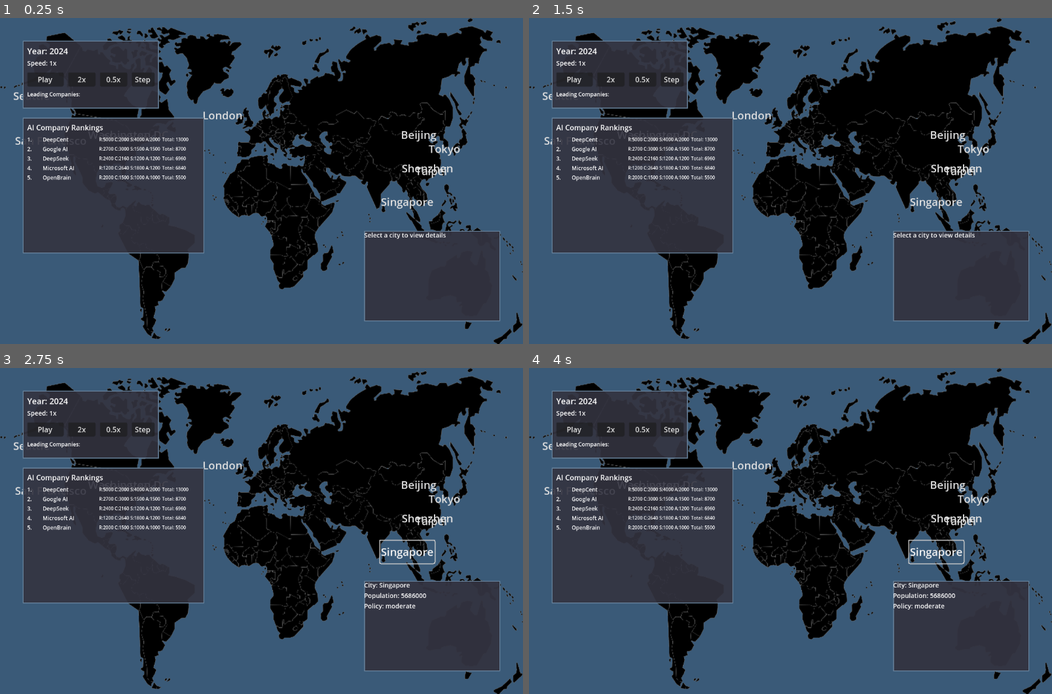
Above: before the commit, frames 1-4 (two rows, left to right).
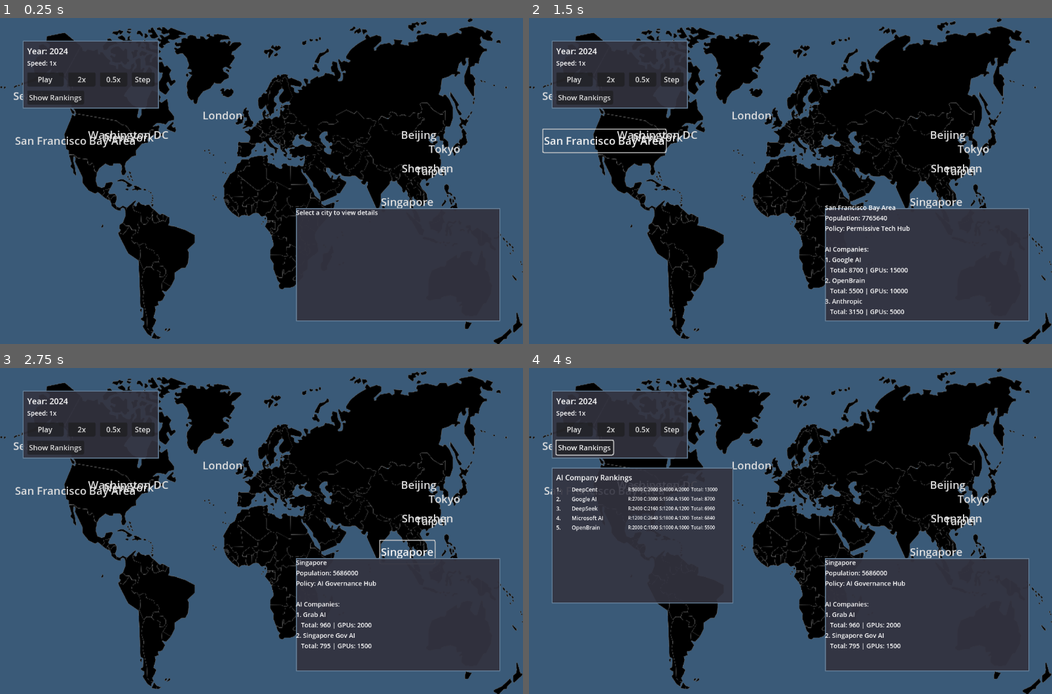
Above: after the commit, the same moments.

Repository: dwks/best-laid-plan-game
Game: Godot game, scene res://scenes/main.tscn
Two runs of this game, one before a commit and one after it. Both use one fixed random seed, a clock stepped at 60 frames per second and the inputs below.
Inputs (mouse positions are in pixels of both pictures, inside the frame that each line leads up to):
- Up to frame 1 (0.25 s): no input
- Up to frame 2 (1.5 s): click (581, 141) at 0.5 s, where only the run before the commit has a clickable "San Francisco"; click (602, 141) at 1.25 s, where only the run after the commit has a clickable "San Francisco Bay Area"
- Up to frame 3 (2.75 s): click "Singapore" at 2 s
- Up to frame 4 (4 s): click (586, 446) at 2.75 s, where only the run after the commit has a clickable "Show Rankings"; click "New York" at 3.5 s

The runs differ from the first frame. In frame 1, 21% of the frame differs, in the area x 4-96%, y 22-93%; in frame 2, 21%, in the area x 2-96%, y 22-93%; in frame 3, 21%; in frame 4, 7.2%.

Commit message:
info box updated

Diff:
--- a/scenes/main.tscn
+++ b/scenes/main.tscn
@@ -103,8 +103,8 @@
 anchor_top = 1.0
 anchor_right = 1.0
 anchor_bottom = 1.0
-offset_left = -350.0
-offset_top = -250.0
+offset_left = -500.0
+offset_top = -300.0
 offset_right = -50.0
 offset_bottom = -50.0
 grow_horizontal = 0
--- a/scripts/game_manager.gd
+++ b/scripts/game_manager.gd
@@ -16,67 +16,77 @@
 	setup_simulation_timer()
 
 func initialize_world():
-	# Initialize world state with AI and tech hub cities
+	# Initialize world state with AI and tech hub cities based on AI 2027 scenario
 	world_state = {
 		"washington_dc": {
 			"name": "Washington DC",
 			"population": 692_683,
-			"policy_restrictions": "regulated",
-			"ai_companies": ["Palo Alto Networks (Gov)"]
+			"policy_restrictions": "Heavy Government Oversight",
+			"ai_companies": ["Government AI Labs"],
+			"description": "Center of AI policy and regulation. Home to government oversight committees."
 		},
 		"san_francisco": {
-			"name": "San Francisco",
-			"population": 873_965,
-			"policy_restrictions": "permissive",
-			"ai_companies": ["OpenAI", "Anthropic", "Google AI"]
+			"name": "San Francisco Bay Area",
+			"population": 7_765_640,
+			"policy_restrictions": "Permissive Tech Hub",
+			"ai_companies": ["OpenBrain", "Anthropic", "Google AI"],
+			"description": "The heart of the AI revolution. OpenBrain leads the race with Agent-4."
 		},
 		"seattle": {
 			"name": "Seattle",
 			"population": 749_256,
-			"policy_restrictions": "moderate",
-			"ai_companies": ["Microsoft AI", "Amazon AI Labs"]
+			"policy_restrictions": "Moderate Regulation",
+			"ai_companies": ["Microsoft AI"],
+			"description": "Microsoft's AI headquarters, focusing on enterprise AI solutions."
 		},
 		"new_york": {
 			"name": "New York",
 			"population": 8_336_817,
-			"policy_restrictions": "moderate",
-			"ai_companies": ["Bloomberg AI"]
+			"policy_restrictions": "Financial AI Focus",
+			"ai_companies": ["Bloomberg AI", "Goldman Sachs AI"],
+			"description": "Financial AI applications and algorithmic trading systems."
 		},
 		"london": {
 			"name": "London",
 			"population": 9_648_110,
-			"policy_restrictions": "strict",
-			"ai_companies": ["DeepMind"]
+			"policy_restrictions": "EU AI Act Compliance",
+			"ai_companies": ["DeepMind"],
+			"description": "DeepMind's headquarters, focusing on AI safety and alignment research."
 		},
 		"beijing": {
 			"name": "Beijing",
 			"population": 21_542_000,
-			"policy_restrictions": "state-controlled",
-			"ai_companies": ["DeepSeek", "Alibaba AI (Qwen)", "Baidu AI"]
+			"policy_restrictions": "State-Controlled AI",
+			"ai_companies": ["DeepCent", "DeepSeek", "Alibaba AI (Qwen)"],
+			"description": "China's AI capital. DeepCent races against OpenBrain with massive state backing."
 		},
 		"shenzhen": {
 			"name": "Shenzhen",
 			"population": 17_600_000,
-			"policy_restrictions": "permissive",
-			"ai_companies": ["Huawei AI", "Tencent AI Lab"]
+			"policy_restrictions": "Tech Innovation Zone",
+			"ai_companies": ["Huawei AI", "Tencent AI Lab"],
+			"description": "China's Silicon Valley, home to hardware-focused AI companies."
 		},
 		"singapore": {
 			"name": "Singapore",
 			"population": 5_686_000,
-			"policy_restrictions": "moderate",
-			"ai_companies": ["Grab AI"]
+			"policy_restrictions": "AI Governance Hub",
+			"ai_companies": ["Grab AI", "Government AI Lab"],
+			"description": "Regional AI governance center, balancing innovation with safety."
 		},
 		"tokyo": {
 			"name": "Tokyo",
 			"population": 13_515_271,
-			"policy_restrictions": "permissive",
-			"ai_companies": ["Sony AI", "Sakana AI"]
+			"policy_restrictions": "Conservative AI Policy",
+			"ai_companies": ["Sony AI", "Sakana AI"],
+			"description": "Japanese AI companies focusing on robotics and consumer applications."
 		},
 		"taipei": {
 			"name": "Taipei",
 			"population": 2_646_000,
-			"policy_restrictions": "moderate",
-			"ai_companies": ["TSMC AI", "MediaTek AI"]
+			"policy_restrictions": "Semiconductor AI Focus",
+			"ai_companies": ["TSMC AI", "MediaTek AI"],
+			"description": "Taiwan's AI chip manufacturing hub, critical for global AI infrastructure."
 		}
 	}
 
@@ -151,6 +161,42 @@
 	companies["tsmc_ai"].set_capability_focus(Company.CapabilityAxis.RESEARCH, 1.6)
 	companies["tsmc_ai"].set_gpu_growth_rate(1.6)
 
+	# Additional companies from AI 2027 scenario
+	companies["tencent_ai"] = Company.new("Tencent AI Lab", "China", "shenzhen", 6000, 2024)
+	companies["tencent_ai"].set_capability_focus(Company.CapabilityAxis.CODING, 2.0)
+	companies["tencent_ai"].set_capability_focus(Company.CapabilityAxis.RESEARCH, 1.5)
+	companies["tencent_ai"].set_gpu_growth_rate(1.7)
+
+	companies["grab_ai"] = Company.new("Grab AI", "Singapore", "singapore", 2000, 2024)
+	companies["grab_ai"].set_capability_focus(Company.CapabilityAxis.CODING, 1.5)
+	companies["grab_ai"].set_capability_focus(Company.CapabilityAxis.RESEARCH, 1.3)
+	companies["grab_ai"].set_gpu_growth_rate(1.4)
+
+	companies["sakana_ai"] = Company.new("Sakana AI", "Japan", "tokyo", 1500, 2024)
+	companies["sakana_ai"].set_capability_focus(Company.CapabilityAxis.RESEARCH, 1.8)
+	companies["sakana_ai"].set_capability_focus(Company.CapabilityAxis.ALIGNMENT, 1.6)
+	companies["sakana_ai"].set_gpu_growth_rate(1.3)
+
+	companies["bloomberg_ai"] = Company.new("Bloomberg AI", "USA", "new_york", 3000, 2024)
+	companies["bloomberg_ai"].set_capability_focus(Company.CapabilityAxis.CODING, 1.7)
+	companies["bloomberg_ai"].set_capability_focus(Company.CapabilityAxis.RESEARCH, 1.4)
+	companies["bloomberg_ai"].set_gpu_growth_rate(1.5)
+
+	companies["goldman_sachs_ai"] = Company.new("Goldman Sachs AI", "USA", "new_york", 2500, 2024)
+	companies["goldman_sachs_ai"].set_capability_focus(Company.CapabilityAxis.CODING, 1.6)
+	companies["goldman_sachs_ai"].set_capability_focus(Company.CapabilityAxis.SECURITY, 1.8)
+	companies["goldman_sachs_ai"].set_gpu_growth_rate(1.4)
+
+	companies["government_ai_lab"] = Company.new("Government AI Lab", "USA", "washington_dc", 4000, 2024)
+	companies["government_ai_lab"].set_capability_focus(Company.CapabilityAxis.ALIGNMENT, 2.0)
+	companies["government_ai_lab"].set_capability_focus(Company.CapabilityAxis.SECURITY, 1.8)
+	companies["government_ai_lab"].set_gpu_growth_rate(1.2)  # Slower growth due to bureaucracy
+
+	companies["singapore_gov_ai"] = Company.new("Singapore Gov AI", "Singapore", "singapore", 1500, 2024)
+	companies["singapore_gov_ai"].set_capability_focus(Company.CapabilityAxis.ALIGNMENT, 1.8)
+	companies["singapore_gov_ai"].set_capability_focus(Company.CapabilityAxis.RESEARCH, 1.5)
+	companies["singapore_gov_ai"].set_gpu_growth_rate(1.3)
+
 func setup_simulation_timer():
 	var timer = Timer.new()
 	timer.wait_time = 1.0 / simulation_speed
--- a/scripts/world_map.gd
+++ b/scripts/world_map.gd
@@ -20,6 +20,7 @@
 }
 
 var city_buttons: Dictionary = {}
+var company_panel_visible: bool = false
 
 func _ready():
 	GameManager.city_selected.connect(_on_city_selected)
@@ -215,12 +216,14 @@
 	step_button.pressed.connect(func(): GameManager.advance_year())
 	control_panel.add_child(step_button)
 
-	# Leading companies display
-	var companies_label = Label.new()
-	companies_label.position = Vector2(10, 110)
-	companies_label.text = "Leading Companies:"
-	companies_label.add_theme_font_size_override("font_size", 12)
-	control_panel.add_child(companies_label)
+	# Leaderboard toggle button
+	var leaderboard_button = Button.new()
+	leaderboard_button.position = Vector2(10, 110)
+	leaderboard_button.custom_minimum_size = Vector2(120, 30)
+	leaderboard_button.text = "Show Rankings"
+	leaderboard_button.pressed.connect(_on_leaderboard_toggle)
+	control_panel.add_child(leaderboard_button)
+
 
 	add_child(control_panel)
 
@@ -232,6 +235,19 @@
 		GameManager.stop_simulation()
 	else:
 		GameManager.start_simulation()
+
+func _on_leaderboard_toggle():
+	company_panel_visible = !company_panel_visible
+	var company_panel = get_node("CompanyPanel")
+	if company_panel:
+		company_panel.visible = company_panel_visible
+
+	# Update button text
+	var control_panel = get_node("Panel")
+	if control_panel:
+		var leaderboard_button = control_panel.get_child(5)  # 6th child (0-indexed)
+		if leaderboard_button:
+			leaderboard_button.text = "Hide Rankings" if company_panel_visible else "Show Rankings"
 
 func _on_year_changed(new_year: int):
 	# Update year display
@@ -246,6 +262,10 @@
 
 	# Update company rankings panel
 	update_company_panel()
+
+	# Update info panel if a city is selected
+	if GameManager.selected_city != "":
+		update_info_panel(GameManager.selected_city)
 
 func update_city_buttons():
 	# Update city buttons to show current company capabilities
@@ -278,24 +298,29 @@
 			city_id = id
 			break
 
-	var info = """City: %s
-Population: %s
-Policy: %s
-""" % [
-	data.name,
-	str(data.population),
-	data.policy_restrictions
-]
-
-	# Add AI companies with capabilities
+	var info = "%s\nPopulation: %s\nPolicy: %s\n" % [
+		data.name,
+		str(data.population),
+		data.policy_restrictions
+	]
+
+	# Add AI companies with simplified info
 	var city_companies = GameManager.get_companies_by_city(city_id)
 	if city_companies.size() > 0:
 		info += "\nAI Companies:\n"
-		for company in city_companies:
-			info += "  • %s\n" % company.name
-			info += "    %s\n" % company.get_capability_string()
-			info += "    %s\n" % company.get_gpu_string()
-			info += "    Total Capability: %.1f\n\n" % company.get_total_capability()
+
+		# Sort companies by total capability
+		city_companies.sort_custom(func(a, b): return a.get_total_capability() > b.get_total_capability())
+
+		for i in range(min(3, city_companies.size())):  # Show only top 3 companies
+			var company = city_companies[i]
+			info += "%d. %s\n" % [i + 1, company.name]
+			info += "   Total: %.0f | GPUs: %d\n" % [company.get_total_capability(), company.gpu_count]
+
+		if city_companies.size() > 3:
+			info += "... and %d more\n" % (city_companies.size() - 3)
+	else:
+		info += "\nNo AI companies here.\n"
 
 	return info
 
@@ -329,6 +354,7 @@
 	company_panel.add_child(company_list)
 
 	add_child(company_panel)
+	company_panel.visible = false  # Hidden by default
 	update_company_panel()
 
 func update_company_panel():
